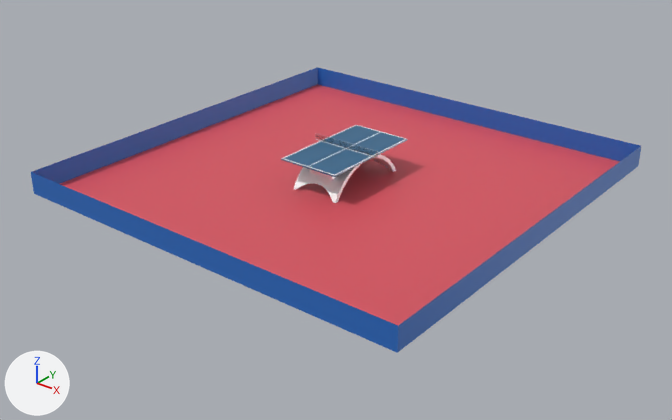
Before and after pictures for a commit that changed the glTF model public/Models/scene.glb.
Camera for both pictures: a camera (50 mm lens) standing at (24.4, -31.3, 17.6) and looking at (0.3, -1.2, -1.0). Arrows for +X, +Y and +Z are at lower left; the lights stay in place. Where no turn or scale is listed for an object, it has been applied to the vertices. Vertices at the same position are counted once.

Script lines for the objects in view, before the commit:
```python
me_object_0 = bpy.data.meshes.new('Object_0')
me_object_0.from_pydata(...)  # 44 vertices, 50 faces; spans x -1.52..1.52, y -2.74..2.74, z 1.49..1.55
me_object_0.materials.append(mat_material_001)  # blue #2e668d
me_ping_pong_ping_pong_0 = bpy.data.meshes.new('ping pong_ping pong_0')
me_ping_pong_ping_pong_0.from_pydata(...)  # 618 vertices, 1191 faces; spans x -1.22..1.22, y -2.55..2.55, z -0.01..1.5
me_ping_pong_ping_pong_0.materials.append(mat_ping_pong)
me_plane_001 = bpy.data.meshes.new('Plane.001')
me_plane_001.from_pydata(...)  # 8 vertices, 10 faces; spans x -10.0..10.0, y -10.0..10.0, z 0.0..1.1
# faces by material slot: [2, 8]
me_plane_001.materials.append(mat_floor)  # red #d95460
me_plane_001.materials.append(mat_panel)  # blue #2b6cc3
# before: 0 (-10.0, -10.0, 0.0) at pixel (33, 193), 1 (10.0, -10.0, 0.0) at pixel (397, 352), 2 (-10.0, 10.0, 0.0) at pixel (317, 84), 3 (10.0, 10.0, 0.0) at pixel (638, 166), 4 (-10.0, 10.0, 1.1) at pixel (317, 67)
# before: 5 (-10.0, -10.0, 1.1) at pixel (30, 172), 6 (10.0, -10.0, 1.1) at pixel (398, 325), 7 (10.0, 10.0, 1.1) at pixel (641, 145)
ob_plane = bpy.data.objects.new('Plane', me_plane_001)
ob_plane.location = (0.0, 0.0, 0.0)
ob_tablebase = bpy.data.objects.new('TableBase', me_object_0)
ob_tablebase.location = (0.0, 0.0, 0.0)
ob_tablestand = bpy.data.objects.new('TableStand', me_ping_pong_ping_pong_0)
ob_tablestand.location = (0.0, 0.0, 0.0)
```
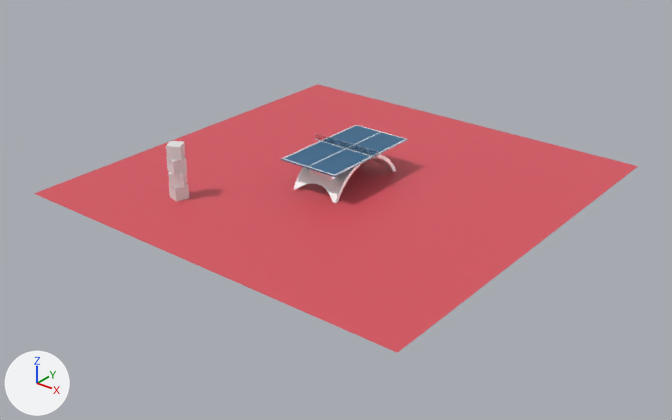
Where the newer file only moved an object's origin or applied its transform, the numbers keep the older frame.

The change, as a diff of the scene's bpy script:
```diff
--- a/public/Models/scene.glb.py
+++ b/public/Models/scene.glb.py
@@ me_plane_001 @@
 me_plane_001.from_pydata(...)  # 8 vertices, 10 faces; spans x -10.0..10.0, y -10.0..10.0, z 0.0..1.1
 # used by ob_plane; location = (0.0, 0.0, 0.0)
 # verts and faces of me_plane_001; kept vertices keep their numbers, new ones are numbered from 8
+# me_plane_001 part 1
+delete_vertices([*range(4, 8)])  # with the faces that use them
 me_plane_001.materials.append(mat_floor)
-me_plane_001.materials.append(mat_panel)  # blue #2b6cc3
@@ me_cube @@
+me_cube.from_pydata(...)  # a box spanning x -1.0..1.0, y -1.0..1.0, z -1.0..1.0
@@ ob_cube_003 @@
+ob_cube_003 = bpy.data.objects.new('Cube.003', me_cube)
+ob_cube_003.location = (-4.58, -6.19, 2.25)
+ob_cube_003.rotation_euler = (0.0, 0.0, 0.572)  # degrees (0, 0, 33)
+ob_cube_003.scale = (0.321, 0.321, 0.321)
@@ ob_cube_002 @@
+ob_cube_002 = bpy.data.objects.new('Cube.002', me_cube)
+ob_cube_002.location = (-4.58, -6.19, 1.61)
+ob_cube_002.rotation_euler = (0.0, 0.0, -0.287)  # degrees (0, 0, -16)
+ob_cube_002.scale = (0.321, 0.321, 0.321)
@@ ob_cube_001 @@
+ob_cube_001 = bpy.data.objects.new('Cube.001', me_cube)
+ob_cube_001.location = (-4.58, -6.19, 0.96)
+ob_cube_001.rotation_euler = (0.0, 0.0, 0.572)  # degrees (0, 0, 33)
+ob_cube_001.scale = (0.321, 0.321, 0.321)
@@ ob_cube @@
+ob_cube = bpy.data.objects.new('Cube', me_cube)
+ob_cube.location = (-4.58, -6.19, 0.32)
+ob_cube.rotation_euler = (0.0, 0.0, -0.287)  # degrees (0, 0, -16)
+ob_cube.scale = (0.321, 0.321, 0.321)
```

Boxes (x1, y1, x2, y2) around the edits, measured in the pictures (672 x 420 px):
'Plane', reshaped: before (31, 67, 641, 353); after (34, 84, 638, 353)
'Cube.003', added: after (166, 141, 185, 161)
'Cube.002', added: after (166, 157, 187, 175)
'Cube', added: after (169, 184, 189, 202)
'Cube.001', added: after (168, 172, 187, 188)
part 1 of me_plane_001, deleted (blue): before (31, 67, 641, 353)
